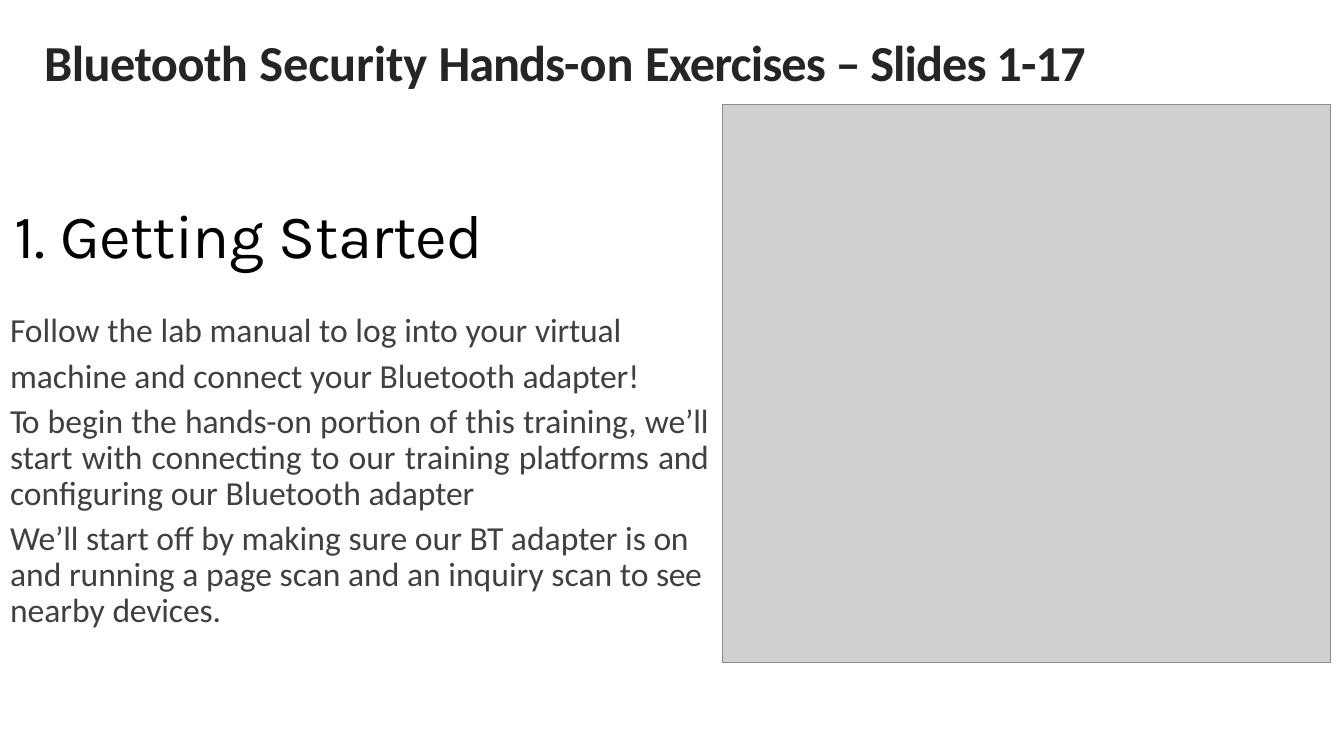
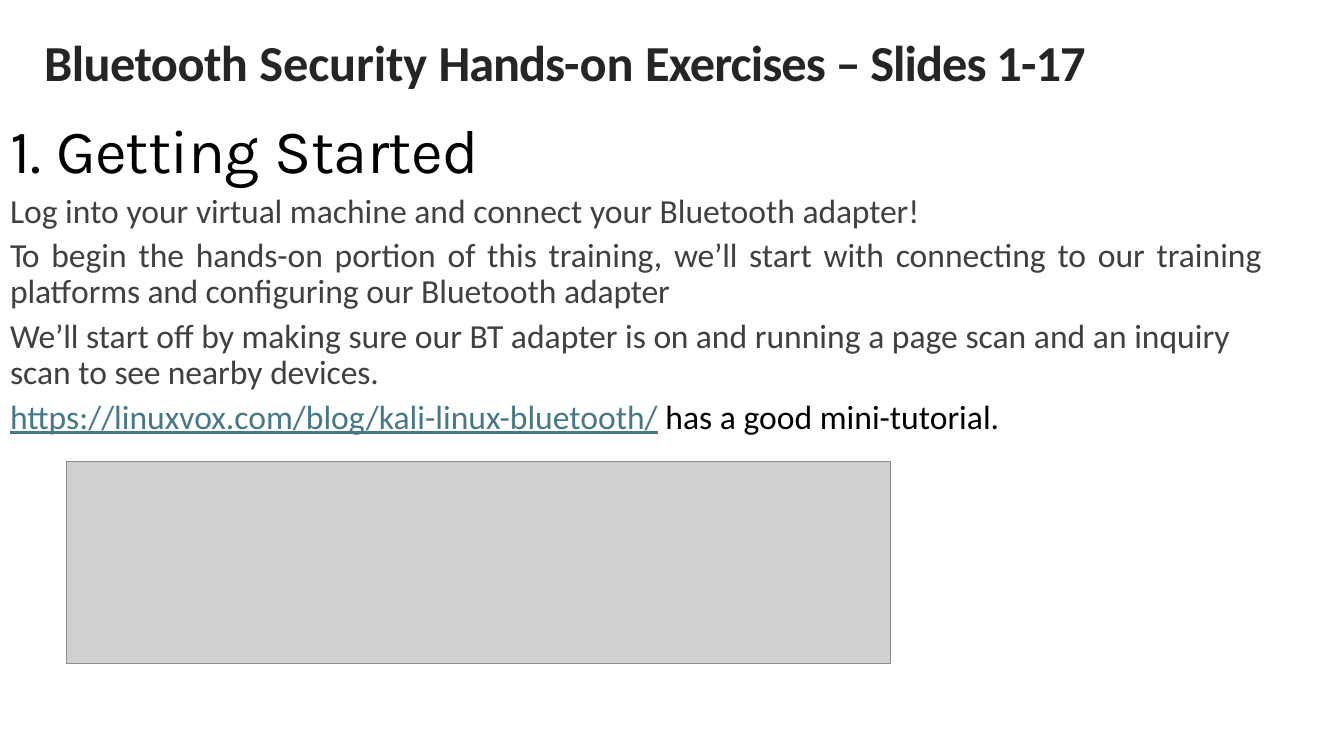
Before and after one commit to nprobert/AutoISAC-ACT-AdvWireless, a slide deck: slide 2 of 2 ACT AW - Bluetooth.pptx. Drawn at 1344x756 pixels with LibreOffice and Linux fonts; fonts in the diff are those of the drawing; grey boxes stand for pictures. Boxes give left, top, right and bottom in pixels: in the first picture for what was removed or moved away, otherwise in the second. Text is boxed around its words. In the diff, an @@ line names an element or a change of style, - is before the commit and + after.

Commit message:
Setup, Intro and Bluetooth slides updated.

```diff
--- a/2 ACT AW - Bluetooth.pptx
+++ b/2 ACT AW - Bluetooth.pptx
@@ title "1. Getting Started": place and size @@
-title "1. Getting Started" at <box>14,215,484,273</box>
+title "1. Getting Started" at <box>10,130,479,188</box>
@@ picture removed at <box>723,105,1331,663</box> @@
@@ text "Log into your virtual machine ...": place and size @@
-text "Log into your virtual machine ..." at <box>10,318,709,628</box>
+text "Log into your virtual machine ..." at <box>10,199,1262,435</box>
@@ text at <box>10,199,920,229</box>: text changed @@
-Follow the lab manual to log into your virtual
-machine and connect your Bluetooth adapter!
+Log into your virtual machine and connect your Bluetooth adapter!
@@ text at <box>10,405,999,435</box>: paragraph added @@
+https://linuxvox.com/blog/kali-linux-bluetooth/ has a good mini-tutorial.
@@ picture added at <box>67,462,891,663</box> @@
```
Also in this commit, not shown: 14 other slides changed, 1 slide added, 4 other files.
